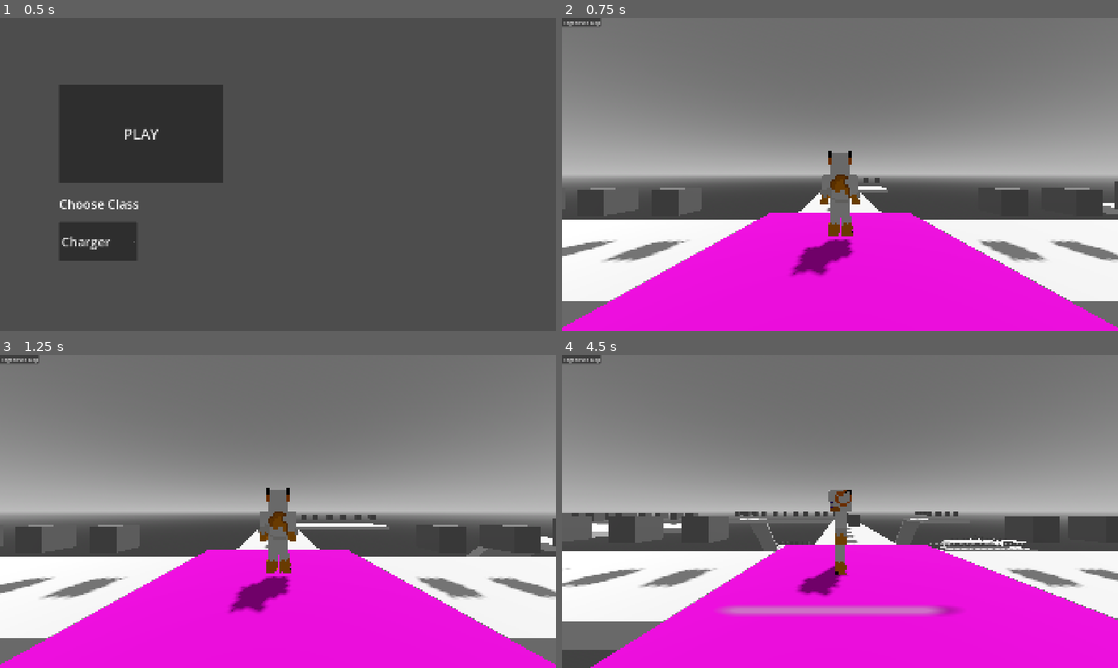
Above: before the commit, frames 1-4 (two rows, left to right).
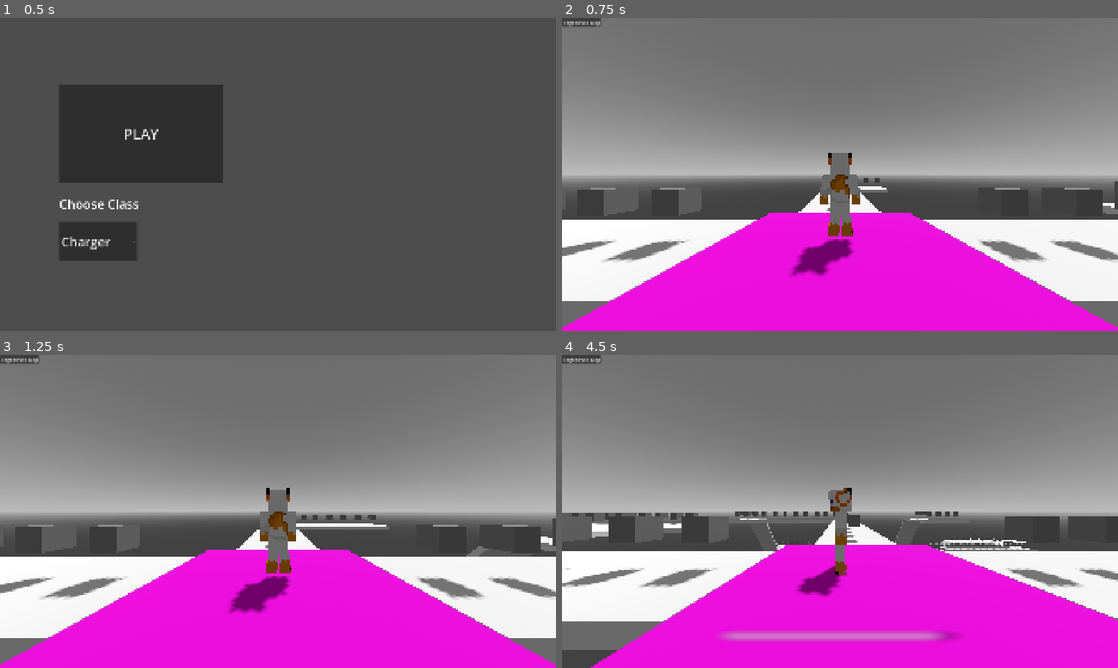
Above: after the commit, the same moments.

Repository: RayTK09/NullscapeFadingWorld
Game: Godot game, scene res://scenes/menu.tscn
Two runs of this game, one before a commit and one after it. Both use one fixed random seed, a clock stepped at 60 frames per second and the inputs below.
Inputs (mouse positions are in pixels of both pictures, inside the frame that each line leads up to):
- Up to frame 1 (0.5 s): no input
- Up to frame 2 (0.75 s): click "PLAY" at 0.5 s
- Up to frame 3 (1.25 s): no input
- Up to frame 4 (4.5 s): click "Regenerate Map" at 1.25 s; tap Enter at 2 s; move the mouse to (812, 574) at 2.02 s; hold E (Ability) 2.03-2.78 s; hold W (Forward) 2.03-3.53 s; click (812, 574) at 2.17 s; tap Space (Jump) at 2.27, 2.3, 2.57, 2.85, 3.02, 3.32, 3.8 s; move the mouse to (1006, 558) at 2.77 s; click (1006, 558) at 2.92 s; tap E (Ability) at 3.05 s; move the mouse to (673, 464) at 3.52 s; hold E (Ability) 3.53-4.28 s; hold A (Left) from 3.53 s (still down); click (673, 464) at 3.67 s; move the mouse to (867, 511) at 4.27 s; tap N (unlock Mouse) at 4.35 s; click (867, 511) at 4.42 s

Frame 1 is identical in both runs. In frame 2, less than 0.1% of the frame differs, in the area x 46-54%, y 42-68%; in frame 3, 0.1%; in frame 4, 2.9%, in the area x 28-72%, y 42-92%.

Commit message:
you can now DIE (ingame).

Diff:
--- a/project.godot
+++ b/project.godot
@@ -98,6 +98,7 @@
 3d_physics/layer_3="giftCollection"
 3d_physics/layer_4="levelGenCollisionCheck"
 3d_physics/layer_5="deathBoxInteractCheck"
+3d_physics/layer_6="boneCollision"
 
 [physics]
 
--- a/scenes/player.tscn
+++ b/scenes/player.tscn
@@ -8,9 +8,12 @@
 radius = 0.46191406
 
 [sub_resource type="BoxShape3D" id="BoxShape3D_2qw5g"]
-size = Vector3(1, 1.008667, 1.5310059)
+size = Vector3(1, 0.9389343, 1.5310059)
 
 [sub_resource type="Theme" id="Theme_qhqgy"]
+
+[sub_resource type="LabelSettings" id="LabelSettings_2qw5g"]
+font_size = 60
 
 [node name="Player" type="CharacterBody3D" unique_id=1641364127 node_paths=PackedStringArray("classes")]
 collision_layer = 6
@@ -25,7 +28,7 @@
 shape = SubResource("CapsuleShape3D_2qw5g")
 
 [node name="slideCollision" type="CollisionShape3D" parent="." unique_id=1623223580]
-transform = Transform3D(1, 0, 0, 0, 1, 0, 0, 0, 1, 0, 0.9635132, 0.22766113)
+transform = Transform3D(1, 0, 0, 0, 1, 0, 0, 0, 1, 0, 0.9983795, 0.22766113)
 shape = SubResource("BoxShape3D_2qw5g")
 disabled = true
 
@@ -55,9 +58,8 @@
 [node name="Control" type="Control" parent="." unique_id=1721666286]
 layout_mode = 3
 anchors_preset = 0
-offset_top = -88.0
 offset_right = 1920.0
-offset_bottom = 992.0
+offset_bottom = 1080.0
 mouse_filter = 2
 
 [node name="AspectRatioContainer" type="AspectRatioContainer" parent="Control" unique_id=547064543]
@@ -74,3 +76,36 @@
 offset_transform_scale = Vector2(30, 7)
 theme = SubResource("Theme_qhqgy")
 show_percentage = false
+
+[node name="deathTimer" type="Timer" parent="." unique_id=1576704590]
+wait_time = 2.0
+
+[node name="deathControl" type="Control" parent="." unique_id=1430458427]
+visible = false
+layout_mode = 3
+anchors_preset = 0
+offset_right = 40.0
+offset_bottom = 40.0
+mouse_filter = 1
+
+[node name="AspectRatioContainer" type="AspectRatioContainer" parent="deathControl" unique_id=249635742]
+layout_mode = 0
+offset_left = 848.0
+offset_top = 504.0
+offset_right = 1116.0
+offset_bottom = 587.0
+
+[node name="Button" type="Button" parent="deathControl/AspectRatioContainer" unique_id=32133896]
+layout_mode = 2
+theme_override_font_sizes/font_size = 44
+text = "Continue?"
+
+[node name="Label" type="Label" parent="deathControl/AspectRatioContainer" unique_id=246970629]
+layout_mode = 2
+offset_transform_enabled = true
+offset_transform_position = Vector2(0, -100)
+text = "You died."
+label_settings = SubResource("LabelSettings_2qw5g")
+
+[connection signal="timeout" from="deathTimer" to="." method="_on_death_timer_timeout"]
+[connection signal="pressed" from="deathControl/AspectRatioContainer/Button" to="." method="_on_button_pressed"]
--- a/scenes/playerMesh.tscn
+++ b/scenes/playerMesh.tscn
@@ -2,6 +2,28 @@
 
 [ext_resource type="PackedScene" uid="uid://bwpj3kgkup1b6" path="res://assets/char/nullscapeChar.gltf" id="1_l8plq"]
 [ext_resource type="Script" uid="uid://o0auyioakt27" path="res://scripts/playerScripts/playerModel.gd" id="2_tb4rt"]
+
+[sub_resource type="CapsuleShape3D" id="CapsuleShape3D_l8plq"]
+radius = 0.052669913
+height = 0.105339825
+
+[sub_resource type="BoxShape3D" id="BoxShape3D_c5wcc"]
+size = Vector3(0.49389648, 0.22827148, 0.73101807)
+
+[sub_resource type="BoxShape3D" id="BoxShape3D_e3ypy"]
+size = Vector3(0.50201416, 0.49230957, 0.47460938)
+
+[sub_resource type="BoxShape3D" id="BoxShape3D_ol10v"]
+size = Vector3(0.171875, 0.24145508, 0.5596924)
+
+[sub_resource type="BoxShape3D" id="BoxShape3D_cmved"]
+size = Vector3(0.17242432, 0.23339844, 0.56396484)
+
+[sub_resource type="BoxShape3D" id="BoxShape3D_v5yt5"]
+size = Vector3(0.20678711, 0.2475586, 0.61242676)
+
+[sub_resource type="BoxShape3D" id="BoxShape3D_kcox1"]
+size = Vector3(0.2208252, 0.24780273, 0.6163025)
 
 [sub_resource type="AnimationNodeBlend3" id="AnimationNodeBlend3_tb4rt"]
 
@@ -54,12 +76,152 @@
 [node name="charMesh" unique_id=88840611 instance=ExtResource("1_l8plq")]
 script = ExtResource("2_tb4rt")
 
-[node name="Skeleton3D" parent="." index="0" unique_id=417277289]
-bones/1/position = Vector3(0, 0.0037255993, 0)
-bones/4/rotation = Quaternion(0, 0, 0.030931804, 0.9995215)
-bones/5/rotation = Quaternion(0, 0, -0.030931804, 0.9995215)
-bones/6/rotation = Quaternion(0, 0, 0.043619387, 0.99904823)
-bones/7/rotation = Quaternion(-2.9972156e-07, -0.0019011049, -0.021731885, 0.999762)
+[node name="Skeleton3D" parent="." index="0" unique_id=1683870717]
+bones/1/scale = Vector3(1, 1.01, 1)
+bones/7/rotation = Quaternion(0, 0, 0.026176948, 0.99965733)
+bones/10/rotation = Quaternion(0, 0, -0.026176948, 0.99965733)
+bones/13/rotation = Quaternion(0, 0, 0.043619387, 0.99904823)
+bones/16/rotation = Quaternion(-2.9972156e-07, -0.0019011049, -0.021731885, 0.999762)
+
+[node name="Body_2" parent="Skeleton3D" index="0" unique_id=640299076]
+transform = Transform3D(1, 0, 0, 0, 1.01, 0, 0, 0, 1, 0, 0.75, 0)
+
+[node name="Body Layer" parent="Skeleton3D" index="1" unique_id=704702957]
+transform = Transform3D(1, 0, 0, 0, 1.01, 0, 0, 0, 1, 0, 0.75, 0)
+
+[node name="Head_2" parent="Skeleton3D" index="2" unique_id=2047585489]
+transform = Transform3D(1, 0, 0, 0, 1.01, 0, 0, 0, 1, 0, 1.5074999, 0)
+
+[node name="Hat Layer" parent="Skeleton3D" index="3" unique_id=340270493]
+transform = Transform3D(1, 0, 0, 0, 1.01, 0, 0, 0, 1, 0, 1.5074999, 0)
+
+[node name="Right Arm_2" parent="Skeleton3D" index="4" unique_id=885657605]
+transform = Transform3D(0.9986295, -0.052335955, 0, 0.052859314, 1.0086159, 0, 0, 0, 1, 0.3125, 1.38125, 0)
+
+[node name="Right Arm Layer" parent="Skeleton3D" index="5" unique_id=1370495142]
+transform = Transform3D(0.9986295, -0.052335955, 0, 0.052859314, 1.0086159, 0, 0, 0, 1, 0.3125, 1.38125, 0)
+
+[node name="Left Arm_2" parent="Skeleton3D" index="6" unique_id=1044586353]
+transform = Transform3D(0.9986295, 0.052335955, 0, -0.052859314, 1.0086159, 0, 0, 0, 1, -0.3125, 1.38125, 0)
+
+[node name="Left Arm Layer" parent="Skeleton3D" index="7" unique_id=1775683602]
+transform = Transform3D(0.9986295, 0.052335955, 0, -0.052859314, 1.0086159, 0, 0, 0, 1, -0.3125, 1.38125, 0)
+
+[node name="Right Leg_2" parent="Skeleton3D" index="8" unique_id=1357885188]
+transform = Transform3D(0.9961947, -0.087155744, 0, 0.087155744, 0.9961947, 0, 0, 0, 1, 0.125, 0.75, 0)
+
+[node name="Right Leg Layer" parent="Skeleton3D" index="9" unique_id=188829743]
+transform = Transform3D(0.9961947, -0.087155744, 0, 0.087155744, 0.9961947, 0, 0, 0, 1, 0.125, 0.75, 0)
+
+[node name="Left Leg_2" parent="Skeleton3D" index="10" unique_id=459856116]
+transform = Transform3D(0.99904823, 0.04345343, -0.0038012923, -0.04345343, 0.99905545, 8.322849e-05, 0.0038013184, 8.2029896e-05, 0.9999928, -0.125, 0.75, 0)
+
+[node name="Left Leg Layer" parent="Skeleton3D" index="11" unique_id=695983694]
+transform = Transform3D(0.99904823, 0.04345343, -0.0038012923, -0.04345343, 0.99905545, 8.322849e-05, 0.0038013184, 8.2029896e-05, 0.9999928, -0.125, 0.75, 0)
+
+[node name="PhysicalBoneSimulator3D" type="PhysicalBoneSimulator3D" parent="Skeleton3D" index="12" unique_id=493733476]
+active = false
+
+[node name="Physical Bone Waist" type="PhysicalBone3D" parent="Skeleton3D/PhysicalBoneSimulator3D" index="0" unique_id=1925850064]
+transform = Transform3D(1, 0, 0, 0, 1, 0, 0, 0, 1, 0, 0.75, 0)
+collision_layer = 32
+collision_mask = 32
+bone_name = "Waist"
+
+[node name="CollisionShape3D" type="CollisionShape3D" parent="Skeleton3D/PhysicalBoneSimulator3D/Physical Bone Waist" index="0" unique_id=1166571013]
+transform = Transform3D(1, 0, 0, 0, 0, 1, 0, -1, 0, 0, 0, 0.01263091)
+shape = SubResource("CapsuleShape3D_l8plq")
+disabled = true
+
+[node name="Physical Bone Body" type="PhysicalBone3D" parent="Skeleton3D/PhysicalBoneSimulator3D" index="1" unique_id=1775949855]
+transform = Transform3D(1, 0, 0, 0, 1, 0, 0, 0, 1, 0, 0.75, 0)
+collision_layer = 32
+collision_mask = 32
+joint_type = 1
+body_offset = Transform3D(1, 0, 0, 0, 0.98039216, 0, 0, 0, 1, 0, 0, 0)
+bone_name = "Body"
+joint_constraints/bias = 0.3
+joint_constraints/damping = 1.0
+joint_constraints/impulse_clamp = 0.0
+
+[node name="CollisionShape3D" type="CollisionShape3D" parent="Skeleton3D/PhysicalBoneSimulator3D/Physical Bone Body" index="0" unique_id=1666422045]
+transform = Transform3D(1, 0, 0, 0, 0, 1, 0, -1, 0, -0.002319336, 0.37680054, 0.005493164)
+shape = SubResource("BoxShape3D_c5wcc")
+
+[node name="Physical Bone Head" type="PhysicalBone3D" parent="Skeleton3D/PhysicalBoneSimulator3D" index="2" unique_id=188284331]
+transform = Transform3D(1, 0, 0, 0, 1, 0, 0, 0, 1, 0, 1.515, 0)
+collision_layer = 32
+collision_mask = 32
+joint_type = 1
+body_offset = Transform3D(1, 0, 0, 0, 0.98039216, 0, 0, 0, 1, 0, 0, 0)
+bone_name = "Head"
+joint_constraints/bias = 0.3
+joint_constraints/damping = 1.0
+joint_constraints/impulse_clamp = 0.0
+
+[node name="CollisionShape3D" type="CollisionShape3D" parent="Skeleton3D/PhysicalBoneSimulator3D/Physical Bone Head" index="0" unique_id=1997938545]
+transform = Transform3D(1, 0, 0, 0, 0, 1, 0, -1, 0, -0.00088500977, 0.2626953, 0.0040893555)
+shape = SubResource("BoxShape3D_e3ypy")
+
+[node name="Physical Bone Right Arm" type="PhysicalBone3D" parent="Skeleton3D/PhysicalBoneSimulator3D" index="3" unique_id=1052068475]
+transform = Transform3D(0.9996435, -0.026700133, 0, 0.026700133, 0.9996435, 0, 0, 0, 1, 0.3125, 1.3875, 0)
+collision_layer = 32
+collision_mask = 32
+joint_type = 1
+body_offset = Transform3D(0.9999862, -0.0010364596, 0, 1.4901161e-08, 0.98040575, 0, 0, 0, 1, 0, 0, 0)
+bone_name = "Right Arm"
+joint_constraints/bias = 0.3
+joint_constraints/damping = 1.0
+joint_constraints/impulse_clamp = 0.0
+
+[node name="CollisionShape3D" type="CollisionShape3D" parent="Skeleton3D/PhysicalBoneSimulator3D/Physical Bone Right Arm" index="0" unique_id=1870168261]
+transform = Transform3D(1, 0, 0, 0, 0, 1, 0, -1, 0, 0.037109375, -0.33880615, 0.008666992)
+shape = SubResource("BoxShape3D_ol10v")
+
+[node name="Physical Bone Left Arm" type="PhysicalBone3D" parent="Skeleton3D/PhysicalBoneSimulator3D" index="4" unique_id=1634952768]
+transform = Transform3D(0.9996435, 0.026700133, 0, -0.026700133, 0.9996435, 0, 0, 0, 1, -0.3125, 1.3875, 0)
+collision_layer = 32
+collision_mask = 32
+joint_type = 1
+body_offset = Transform3D(0.9999862, 0.0010364596, 0, -1.4901161e-08, 0.98040575, 0, 0, 0, 1, 0, 0, 0)
+bone_name = "Left Arm"
+joint_constraints/bias = 0.3
+joint_constraints/damping = 1.0
+joint_constraints/impulse_clamp = 0.0
+
+[node name="CollisionShape3D" type="CollisionShape3D" parent="Skeleton3D/PhysicalBoneSimulator3D/Physical Bone Left Arm" index="0" unique_id=1613869625]
+transform = Transform3D(1, 0, 0, 0, 0, 1, 0, -1, 0, -0.034332275, -0.33520508, 0.0063476563)
+shape = SubResource("BoxShape3D_cmved")
+
+[node name="Physical Bone Right Leg" type="PhysicalBone3D" parent="Skeleton3D/PhysicalBoneSimulator3D" index="5" unique_id=1045271024]
+transform = Transform3D(1, 0, 0, 0, 1, 0, 0, 0, 1, 0.125, 0.75, 0)
+collision_layer = 32
+collision_mask = 32
+joint_type = 1
+body_offset = Transform3D(0.9961947, 0.087155744, 0, -0.087155744, 0.9961947, 0, 0, 0, 1, 0, 0, 0)
+bone_name = "Right Leg"
+joint_constraints/bias = 0.3
+joint_constraints/damping = 1.0
+joint_constraints/impulse_clamp = 0.0
+
+[node name="CollisionShape3D" type="CollisionShape3D" parent="Skeleton3D/PhysicalBoneSimulator3D/Physical Bone Right Leg" index="0" unique_id=1954247254]
+transform = Transform3D(1, 0, 0, 0, 0, 1, 0, -1, 0, 0.009887695, -0.44122314, 0.010009766)
+shape = SubResource("BoxShape3D_v5yt5")
+
+[node name="Physical Bone Left Leg" type="PhysicalBone3D" parent="Skeleton3D/PhysicalBoneSimulator3D" index="6" unique_id=1361565051]
+transform = Transform3D(0.9990485, 0.043448683, -0.0037932496, -0.04344868, 0.9990557, 8.266943e-05, 0.0037932594, 8.222092e-05, 0.99999285, -0.125, 0.75, 0)
+collision_layer = 32
+collision_mask = 32
+joint_type = 1
+body_offset = Transform3D(1, -4.753847e-06, 8.059433e-06, 4.755432e-06, 1, -2.0906009e-07, -8.059433e-06, 2.0908192e-07, 1.0000001, 0, 0, 0)
+bone_name = "Left Leg"
+joint_constraints/bias = 0.3
+joint_constraints/damping = 1.0
+joint_constraints/impulse_clamp = 0.0
+
+[node name="CollisionShape3D" type="CollisionShape3D" parent="Skeleton3D/PhysicalBoneSimulator3D/Physical Bone Left Leg" index="0" unique_id=1128007206]
+transform = Transform3D(1, 0, 1.1310736e-15, 1.1310736e-15, 0, 1, 0, -1, 0, -0.008361779, -0.43931592, 0.0101318285)
+shape = SubResource("BoxShape3D_kcox1")
 
 [node name="AnimationTree" type="AnimationTree" parent="." index="2" unique_id=47245676]
 tree_root = SubResource("AnimationNodeBlendTree_78ya6")
--- a/scripts/playerScripts/Player.gd
+++ b/scripts/playerScripts/Player.gd
@@ -12,6 +12,10 @@
 @onready var camPivotX : Node3D = $pivotX
 @onready var camPivotY : Node3D = $pivotX/pivotY
 @onready var mesh := $charMesh
+@onready var defaultCollision := $CollisionShape3D
+@onready var slideCollision := $slideCollision
+@onready var control := $deathControl
+@onready var deathTimer := $deathTimer
 
 @export var rotationSpeed : float = 4
 @export var jumps : int = 1
@@ -28,12 +32,14 @@
 var distanceToPlayer : int = 4
 var lastDir := Vector3.FORWARD
 var stop := false
-var disableMovement := false
+var isDead := false
 var accelerationMod : int = 0
 var targetAngle
 var setAnimation
 var direction
 var setVelocityLatch := false
+var lastMousePos : Vector2
+var latch := false
 
 #I love enums
 enum state {
@@ -61,6 +67,12 @@
 		camPivotY.transform.basis = Basis()
 		camPivotY.rotate_x(rotY)
 		camPivotX.rotate_y(rotX)
+		if !latch and Input.is_mouse_button_pressed(MOUSE_BUTTON_RIGHT):
+			lastMousePos = get_viewport().get_mouse_position()
+			Input.warp_mouse(lastMousePos)
+			latch = true
+		elif !Input.is_mouse_button_pressed(MOUSE_BUTTON_RIGHT):
+			latch = false
 
 		camPivotY.rotation.x = clampf(camPivotY.rotation.x, -(PI / 2), PI / 2)
 		rotY = clampf(rotY, -(PI / 2), PI / 2)
@@ -87,6 +99,7 @@
 
 
 func _physics_process(delta: float) -> void:
+	print(lastMousePos)
 	if !stop:
 		if not is_on_floor():
 			velocity += get_gravity() * delta
@@ -99,7 +112,6 @@
 
 		if Input.is_action_just_pressed("Jump") and is_on_floor():
 			velocity.y = jumpVelocity
-			disableMovement = false
 			if classes.isCharging and classes.abilityTimer.is_stopped():
 				classes.abilityTimer.start()
 				classes.isCharging = false
@@ -108,10 +120,9 @@
 		#diver jump
 		if classes.hasDived and !classes.diverJumped and Input.is_action_just_pressed("Jump"):
 			velocity.y = jumpVelocity
-			disableMovement = false
 			classes.diverJumped = true
-			$"slideCollision".disabled = true
-			$"CollisionShape3D".disabled = false
+			defaultCollision.disabled = false
+			slideCollision.disabled = true
 			setAnimation = state.JUMP
 			if !direction:
 				velocity = Vector3(0, velocity.y, 0)
@@ -137,58 +148,57 @@
 		if velocity.x == 0 and velocity.z == 0 and direction and setAnimation != state.DIVE and !velocity:
 			#turn to face the direction of where local z is and save the position so it dont rotate back to default
 			mesh.global_rotation.y = targetAngle
-
-		if direction.x and is_on_floor() and setAnimation != state.DIVE and !classes.isCharging:
-			velocity.x = move_toward(velocity.x , maxSpeed * direction.x, (acceleration + accelerationMod) * delta)
-			setAnimation = state.RUN
-			mesh.global_rotation.y = lerp_angle(mesh.rotation.y, targetAngle, rotationSpeed * delta)
-			disableMovement = false
-		elif is_on_floor() and !classes.isCharging:
-			velocity.x = move_toward(velocity.x , 0, (acceleration + accelerationMod) * delta)
-			if !classes.hasDived:
-				setAnimation = state.IDLE
-
-		if direction.z and is_on_floor() and setAnimation != state.DIVE and !classes.isCharging:
-			velocity.z = move_toward(velocity.z , maxSpeed * direction.z,(acceleration + accelerationMod) * delta)
-			setAnimation = state.RUN
-			mesh.global_rotation.y = lerp_angle(mesh.rotation.y, targetAngle, rotationSpeed * delta)
-		elif is_on_floor() and !classes.isCharging:
-			velocity.z = move_toward(velocity.z , 0, (acceleration + accelerationMod) * delta)
-			if !classes.hasDived:
-				setAnimation = state.IDLE
-
-		#print(velocity)
-		#print(velocity.rotated(Vector3.UP, targetAngle))
-
-		if !is_on_floor() and !setVelocityLatch and !classes.isCharging:
-			maxSpeed = _setVelocityLimit(velocity.x, velocity.z)
-			airAcceleration = _setAcceleration(velocity.x, velocity.z)
-			setVelocityLatch = true
-		elif is_on_floor():
-			maxSpeed = DEFAULTSPEED
-			setVelocityLatch = false
-
-		#print(maxSpeed)
-		#print(airAcceleration)
-
-		#AIR CONTROL
-		#disable air control during dive
-		if direction.x and !is_on_floor() and setAnimation != state.DIVE:
-			velocity.x = move_toward(velocity.x , maxSpeed * direction.x, airAcceleration * delta)
-			#mesh.global_rotation.y = lerp_angle(mesh.rotation.y, targetAngle, rotationSpeed * delta)
-		elif !is_on_floor() and setAnimation != state.DIVE:
-			velocity.x = move_toward(velocity.x , 0, (acceleration + accelerationMod) * delta)
-
-		if direction.z and !is_on_floor() and setAnimation != state.DIVE:
-			velocity.z = move_toward(velocity.z , maxSpeed * direction.z, airAcceleration * delta)
-			#mesh.global_rotation.y = lerp_angle(mesh.rotation.y, targetAngle, rotationSpeed * delta)
-		elif !is_on_floor() and setAnimation != state.DIVE:
-			velocity.z = move_toward(velocity.z , 0, (acceleration + accelerationMod) * delta)
-
-		if velocity.x <= 3 and velocity.x >= -3:
-			accelerationMod = 0
-		if velocity.z <= 3 and velocity.z >= -3:
-			accelerationMod = 0
+		if !isDead:
+			if direction.x and is_on_floor() and setAnimation != state.DIVE and !classes.isCharging:
+				velocity.x = move_toward(velocity.x , maxSpeed * direction.x, (acceleration + accelerationMod) * delta)
+				setAnimation = state.RUN
+				mesh.global_rotation.y = lerp_angle(mesh.rotation.y, targetAngle, rotationSpeed * delta)
+			elif is_on_floor() and !classes.isCharging:
+				velocity.x = move_toward(velocity.x , 0, (acceleration + accelerationMod) * delta)
+				if !classes.hasDived:
+					setAnimation = state.IDLE
+
+			if direction.z and is_on_floor() and setAnimation != state.DIVE and !classes.isCharging:
+				velocity.z = move_toward(velocity.z , maxSpeed * direction.z,(acceleration + accelerationMod) * delta)
+				setAnimation = state.RUN
+				mesh.global_rotation.y = lerp_angle(mesh.rotation.y, targetAngle, rotationSpeed * delta)
+			elif is_on_floor() and !classes.isCharging:
+				velocity.z = move_toward(velocity.z , 0, (acceleration + accelerationMod) * delta)
+				if !classes.hasDived:
+					setAnimation = state.IDLE
+
+			#print(velocity)
+			#print(velocity.rotated(Vector3.UP, targetAngle))
+
+			if !is_on_floor() and !setVelocityLatch and !classes.isCharging:
+				maxSpeed = _setVelocityLimit(velocity.x, velocity.z)
+				airAcceleration = _setAcceleration(velocity.x, velocity.z)
+				setVelocityLatch = true
+			elif is_on_floor():
+				maxSpeed = DEFAULTSPEED
+				setVelocityLatch = false
+
+			#print(maxSpeed)
+			#print(airAcceleration)
+
+			#AIR CONTROL
+			#disable air control during dive
+			if direction.x and !is_on_floor() and setAnimation != state.DIVE:
+				velocity.x = move_toward(velocity.x , maxSpeed * direction.x, airAcceleration * delta)
+				#mesh.global_rotation.y = lerp_angle(mesh.rotation.y, targetAngle, rotationSpeed * delta)
+			elif !is_on_floor() and setAnimation != state.DIVE:
+				velocity.x = move_toward(velocity.x , 0, (acceleration + accelerationMod) * delta)
+
+			if direction.z and !is_on_floor() and setAnimation != state.DIVE:
+				velocity.z = move_toward(velocity.z , maxSpeed * direction.z, airAcceleration * delta)
+				#mesh.global_rotation.y = lerp_angle(mesh.rotation.y, targetAngle, rotationSpeed * delta)
+			elif !is_on_floor() and setAnimation != state.DIVE:
+				velocity.z = move_toward(velocity.z , 0, (acceleration + accelerationMod) * delta)
+
+			if velocity.x <= 3 and velocity.x >= -3:
+				accelerationMod = 0
+			if velocity.z <= 3 and velocity.z >= -3:
+				accelerationMod = 0
 
 		move_and_slide()
 
@@ -201,3 +211,11 @@
 func _setAcceleration(currentVelocityX, currentVelocityZ) -> float:
 	var newAcceleration = sqrt((currentVelocityX * currentVelocityX) + (currentVelocityZ * currentVelocityZ))
 	return newAcceleration / 2
+
+
+func _on_death_timer_timeout() -> void:
+	control.visible = true
+
+
+func _on_button_pressed() -> void:
+	get_tree().reload_current_scene()
--- a/scripts/playerScripts/playerClass.gd
+++ b/scripts/playerScripts/playerClass.gd
@@ -66,8 +66,8 @@
 					diverJumped = false
 					player.setAnimation = player.state.DIVE
 					player.mesh.global_rotation.y = player.targetAngle
-					$"../slideCollision".disabled = false
-					$"../CollisionShape3D".disabled = true
+					player.defaultCollision.disabled = true
+					player.slideCollision.disabled = false
 
 					if player.velocity.x > 6:
 						player.velocity.x = 6
@@ -91,5 +91,4 @@
 				if diverJumped and player.is_on_floor():
 					hasDived = false
 					diverJumped = false
-					player.disableMovement = false
 					player.setAnimation = player.state.JUMP
--- a/scripts/playerScripts/playerModel.gd
+++ b/scripts/playerScripts/playerModel.gd
@@ -15,6 +15,7 @@
 func _process(delta: float) -> void:
 	if ragdoll:
 		skeleton.physical_bones_start_simulation()
+		player.camPivotX.global_position = $"Skeleton3D/PhysicalBoneSimulator3D/Physical Bone Body".global_position
 	else:
 		match player.setAnimation:
 			player.state.IDLE:
--- a/scripts/spawn.gd
+++ b/scripts/spawn.gd
@@ -151,3 +151,8 @@
 	if body.get("name") == "Player":
 		player.mesh.ragdoll = true
 		player.mesh.skeleton.active = true
+		player.defaultCollision.disabled = true
+		player.slideCollision.disabled = true
+		player.acceleration = 0
+		player.isDead = true
+		player.deathTimer.start()
Not shown, changed: assets/char/nullscapeChar.gltf
